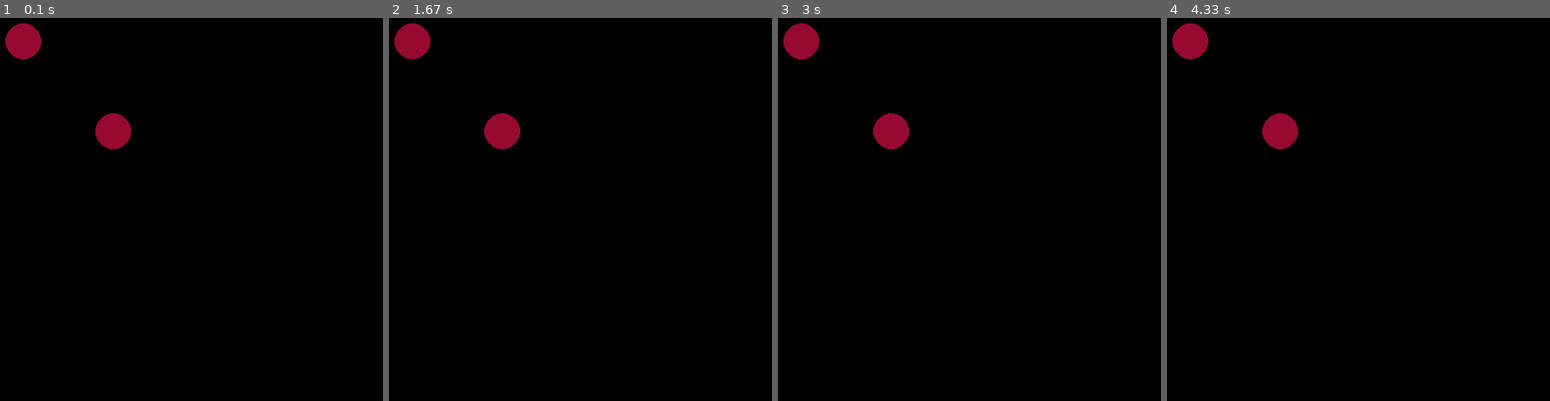
Above: before the commit, frames 1-4 (left to right).
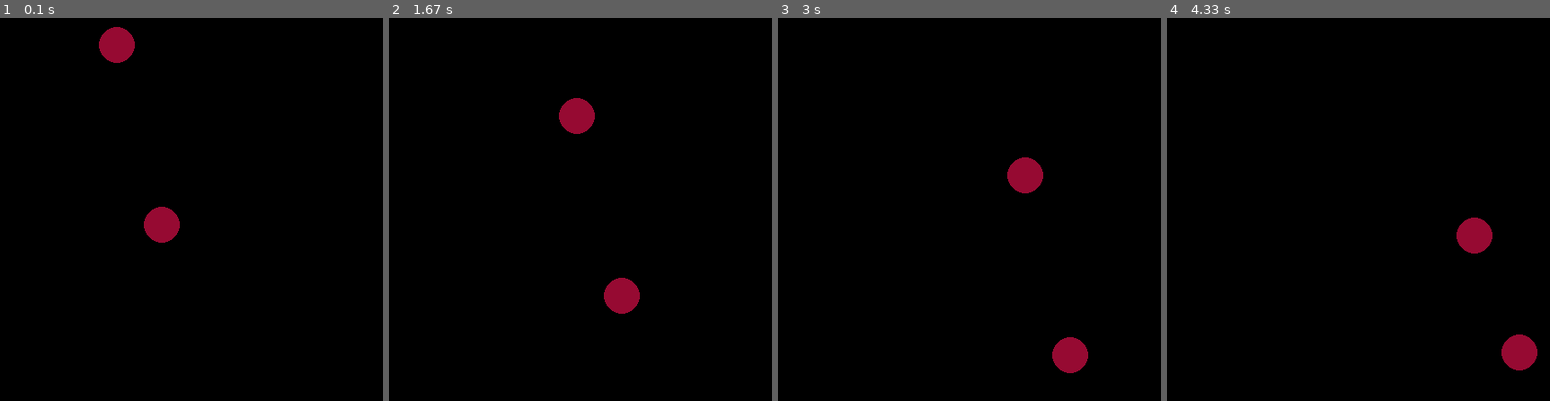
Above: after the commit, the same moments.

Repository: AndreyAD1/mipt_course
Game: pygame game, started from lesson_20_oop/ex_3_balls_with_oop.py
The game is run twice, just before and just after one commit, with the same random seed, the same clock (stepped at 60 frames per second) and the same inputs.
Inputs:
- Up to frame 1 (0.1 s): no input
- Up to frame 2 (1.67 s): no input
- Up to frame 3 (3 s): no input
- Up to frame 4 (4.33 s): no input

The runs differ from the first frame. In frame 1, 2.7% of the frame differs, in the area x 1-47%, y 1-59%; in frame 2, 2.7%; in frame 3, 2.7%; in frame 4, 2.7%.

Commit message:
Make the first version of the ball game using classes.

Diff:
--- a/lesson_20_oop/ex_3_balls_with_oop.py
+++ b/lesson_20_oop/ex_3_balls_with_oop.py
@@ -4,16 +4,57 @@
 import pygame
 
 
-class Ball:
-    def __init__(self, x_coord, y_coord):
-        self.x = x_coord
-        self.y = y_coord
-        self.color = (150, 10 ,50)
-        self.radius = 20
+class Vector:
+    def __init__(self, x, y):
+        self.x = x
+        self.y = y
+
+    def __str__(self):
+        return 'Vector x={}, y ={}'.format(self.x, self.y)
+
+    def __add__(self, addend):
+        new_x = self.x + addend.x
+        new_y = self.y + addend.y
+        return Vector(new_x, new_y)
+
+    def __mul__(self, multiplier):
+        return Vector(self.x * multiplier, self.y * multiplier)
+
+    def get_int_coords(self):
+        return int(self.x), int(self.y)
 
 
-class Vector:
-    pass
+class Ball:
+    def __init__(self, coordinates: Vector):
+        self.coords = coordinates
+        self.color = (150, 10, 50)
+        self.radius = 20
+        self.velocity = Vector(50, 50)
+
+    def get_new_coordinates(self, dt: float):
+        self.coords += self.velocity * dt
+
+    def change_direction_if_reach_a_wall(self, max_x: int, max_y: int):
+        x_border_reached = (
+                self.coords.x < self.radius or
+                self.coords.x > max_x - self.radius
+        )
+        y_border_reached = (
+                self.coords.y < self.radius or
+                self.coords.y > max_y - self.radius
+        )
+        if x_border_reached:
+            self.velocity.x = -self.velocity.x
+        if y_border_reached:
+            self.velocity.y = -self.velocity.y
+
+    def render(self, canvas):
+        pygame.draw.circle(
+            canvas,
+            self.color,
+            self.coords.get_int_coords(),
+            self.radius
+        )
 
 
 def start_game(
@@ -21,7 +62,6 @@
         display_width=500,
         display_height=500,
         display_name='Balls',
-        ball_radius=20,
 ):
     screen = pygame.display.set_mode((display_width, display_height))
     pygame.display.set_caption(display_name)
@@ -34,18 +74,16 @@
             if event.type == pygame.QUIT:
                 sys.exit()
 
+        for ball in balls:
+            ball.get_new_coordinates(dt)
+            ball.change_direction_if_reach_a_wall(display_width, display_height)
+
         screen.fill((0, 0, 0))
 
-        for ball in balls:
-            pygame.draw.circle(
-                screen,
-                ball.color,
-                (ball.x, ball.y),
-                ball.radius
-            )
+        [ball.render(screen) for ball in balls]
 
         pygame.display.flip()
 
 
 if __name__ == '__main__':
-    start_game(balls=[Ball(100, 100), Ball(200, 200)])
+    start_game(balls=[Ball(Vector(200, 100)), Ball(Vector(250, 300))])
